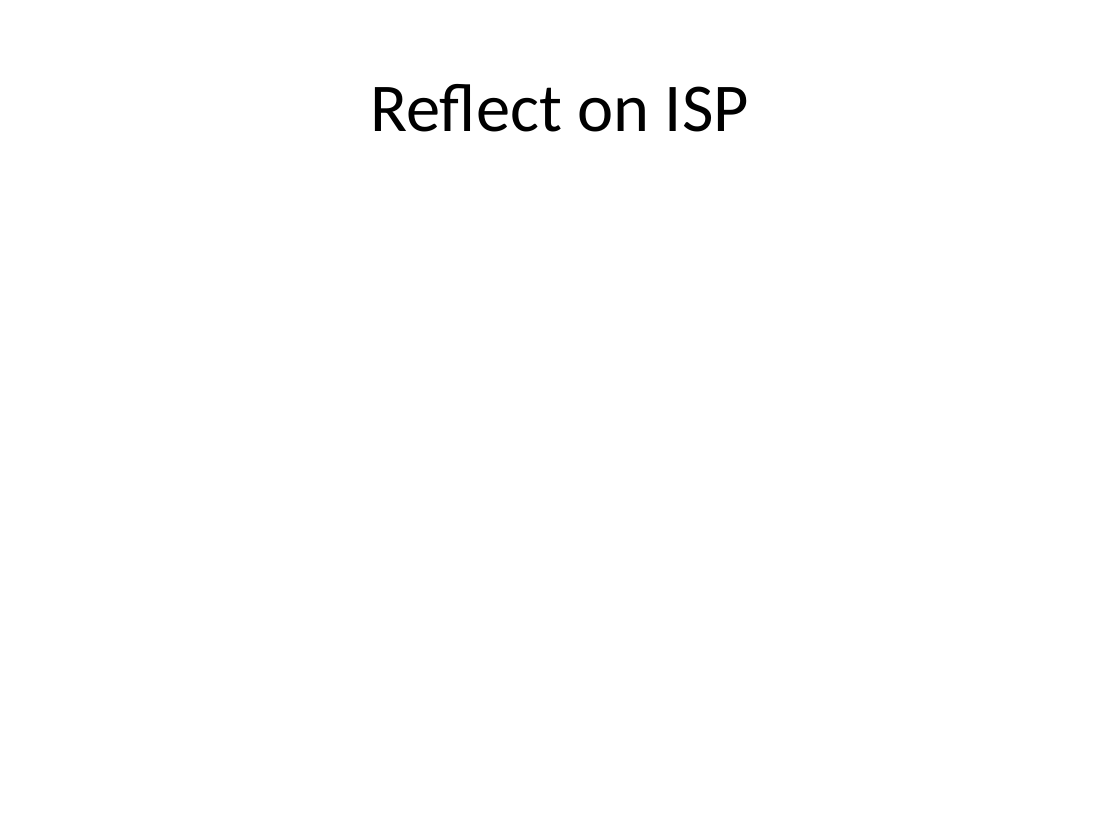
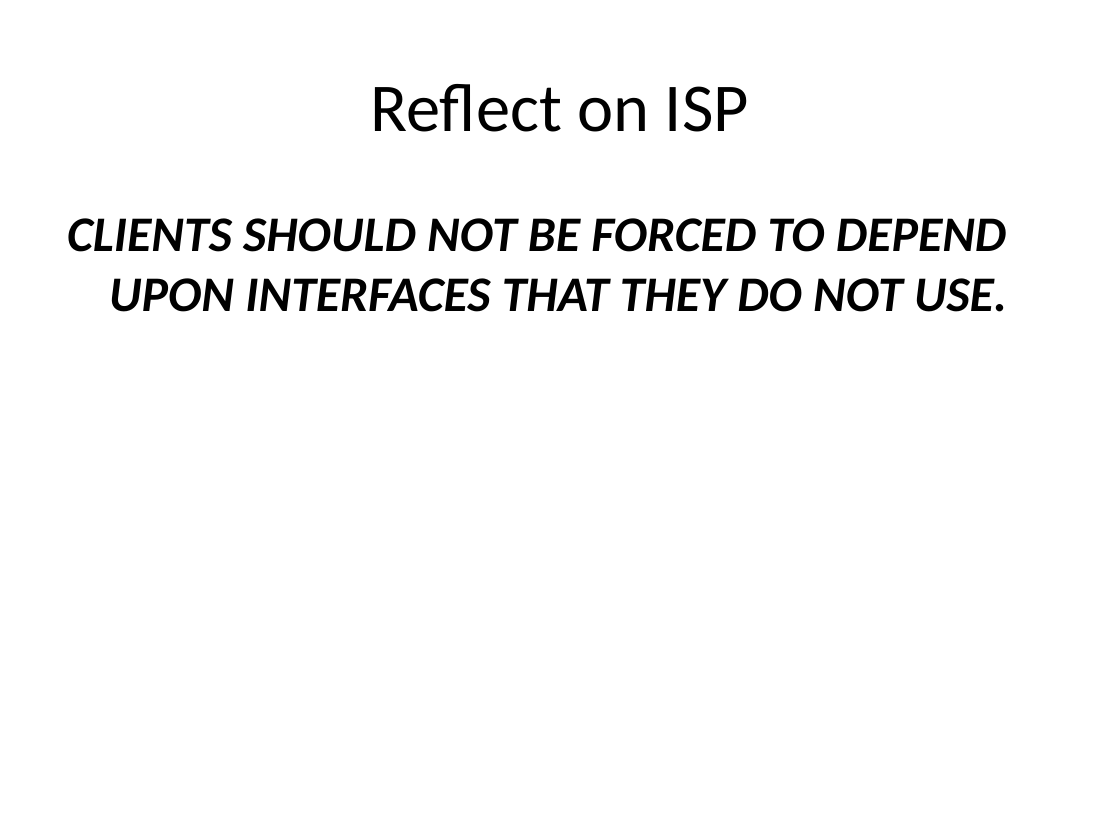
Before and after one commit to sameeri/solid, a slide deck: slide 40 of SOLID Principles of OOD v2.pptx (slide 34 before the commit). Drawn at 1120x840 pixels with LibreOffice and Linux fonts; fonts in the diff are those of the drawing. Boxes give left, top, right and bottom in pixels: in the first picture for what was removed or moved away, otherwise in the second. Text is boxed around its words. In the diff, an @@ line names an element or a change of style, - is before the commit and + after.

```diff
--- a/SOLID Principles of OOD v2.pptx
+++ b/SOLID Principles of OOD v2.pptx
@@ text added at (67,218,1007,312), 32 pt, text #000000, bold, italic @@
+CLIENTS SHOULD NOT BE FORCED TO DEPEND UPON INTERFACES THAT THEY DO NOT USE.
```
Also in this commit, not shown: 4 other slides changed, 8 slides added.
